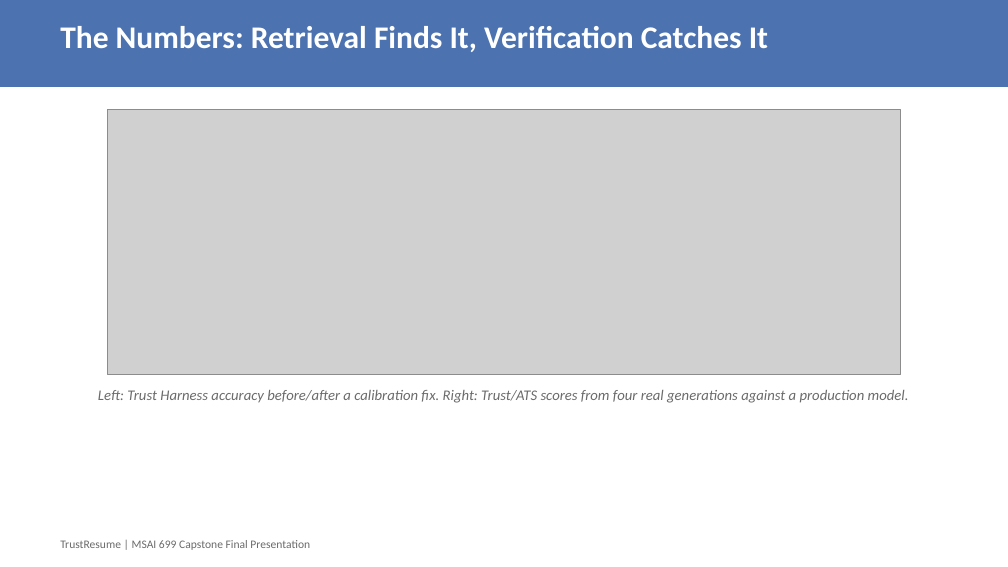
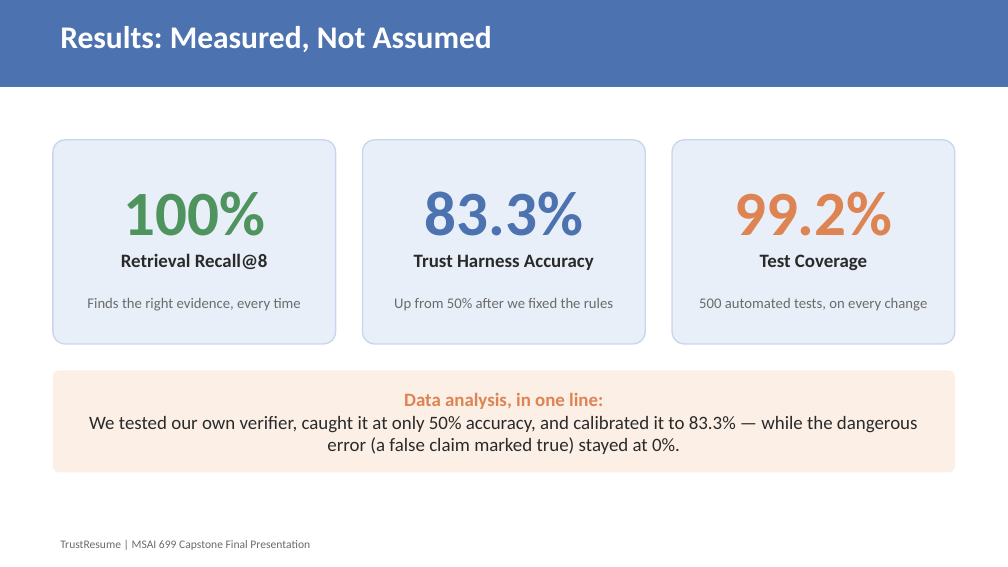
Before and after one commit to pxu/trustresume_langchain, a slide deck: slide 6 of docs/weekly-submissions/Week7_Final_Presentation.pptx (slide 7 before the commit). Drawn at 1008x567 pixels with LibreOffice and Linux fonts; fonts in the diff are those of the drawing; grey boxes stand for pictures. Boxes give left, top, right and bottom in pixels: in the first picture for what was removed or moved away, otherwise in the second. Text is boxed around its words. In the diff, an @@ line names an element or a change of style, - is before the commit and + after.

```diff
--- a/docs/weekly-submissions/Week7_Final_Presentation.pptx
+++ b/docs/weekly-submissions/Week7_Final_Presentation.pptx
@@ text at (60,26,492,52): text changed @@
-The Numbers: Retrieval Finds It, Verification Catches It
+Results: Measured, Not Assumed
@@ picture removed at (107,110,901,374) @@
@@ rounded rectangle added at (53,140,336,344), fill #E9EFF8, outline #C7D6EC 1.25 pt @@
@@ rounded rectangle added at (362,140,645,344), fill #E9EFF8, outline #C7D6EC 1.25 pt @@
@@ rounded rectangle added at (672,140,955,344), fill #E9EFF8, outline #C7D6EC 1.25 pt @@
@@ text added at (87,191,301,311), 14 pt, text #6B6B6B @@
+100%
+Retrieval Recall@8
+Finds the right evidence, every time
@@ text added at (394,191,613,311), 14 pt, text #6B6B6B @@
+83.3%
+Trust Harness Accuracy
+Up from 50% after we fixed the rules
@@ text added at (699,191,928,311), 14 pt, text #6B6B6B @@
+99.2%
+Test Coverage
+500 automated tests, on every change
@@ rounded rectangle added at (53,371,955,473), fill #FBEFE6 @@
@@ text added at (89,393,918,454), 18 pt, text #2A2A2A @@
+Data analysis, in one line:
+We tested our own verifier, caught it at only 50% accuracy, and calibrated it to 83.3% — while the dangerous error (a false claim marked true) stayed at 0%.
@@ text removed at (98,390,909,403) @@
-Left: Trust Harness accuracy before/after a calibration fix. Right: Trust/ATS scores from four real generations against a production model.
```
Also in this commit, not shown: 8 other slides changed, 3 slides removed, 1 other file.
